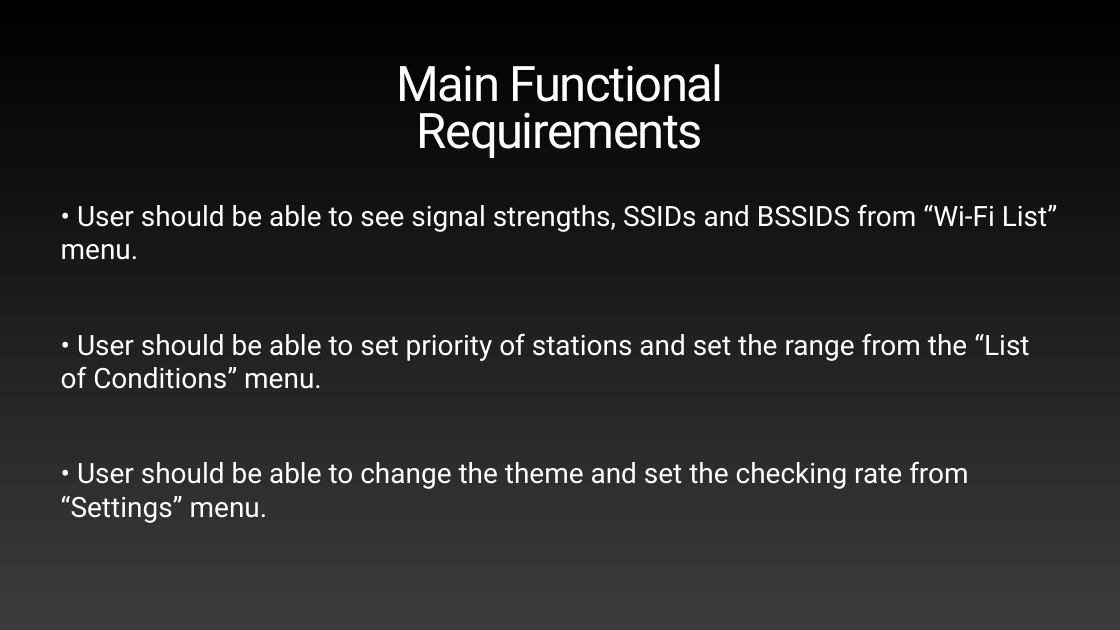
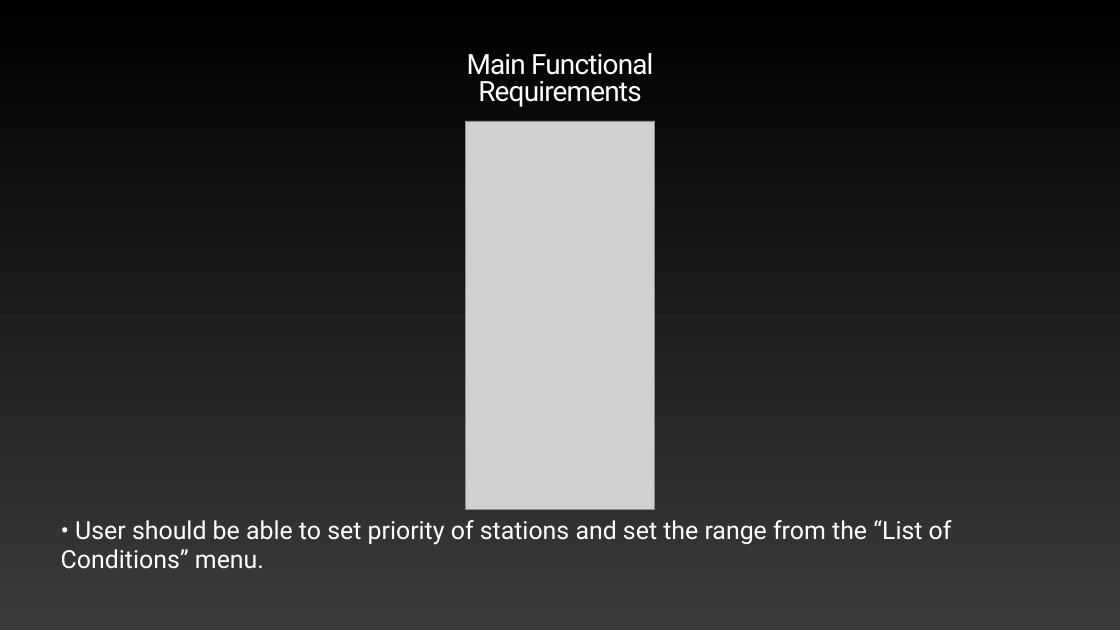
Before and after one commit to Anunlu/Project-Orion, a slide deck: slide 6 of 7- Midterm Presentation/7- Midterm Presentation.pptx (slide 5 before the commit). Drawn at 1120x630 pixels with LibreOffice and Linux fonts; fonts in the diff are those of the drawing; grey boxes stand for pictures. Boxes give left, top, right and bottom in pixels: in the first picture for what was removed or moved away, otherwise in the second. Text is boxed around its words. In the diff, an @@ line names an element or a change of style, - is before the commit and + after.

```diff
--- a/7- Midterm Presentation/7- Midterm Presentation.pptx
+++ b/7- Midterm Presentation/7- Midterm Presentation.pptx
@@ title "Main Functional Requirements" at box(467, 53, 653, 107): size 84 to 47.9 pt, letter spacing -2.5 to -1.4 pt @@
@@ picture added at box(465, 121, 654, 509) @@
@@ text at box(61, 204, 1057, 260): paragraph removed @@
-• User should be able to see signal strengths, SSIDs and BSSIDS from “Wi-Fi List” menu.
@@ text at box(61, 461, 968, 523): paragraph removed @@
-• User should be able to change the theme and set the checking rate from “Settings” menu.
@@ text "• User should be able ...": place and size @@
-text "• User should be able ..." at box(61, 204, 1057, 523)
+text "• User should be able ..." at box(61, 520, 952, 569)
@@ text "• User should be able ..." at box(61, 520, 952, 569): size 48 to 42.7 pt; less space between paragraphs @@
```
Also in this commit, not shown: 2 other slides changed, 2 slides added, 1 slide removed, 3 other files.
